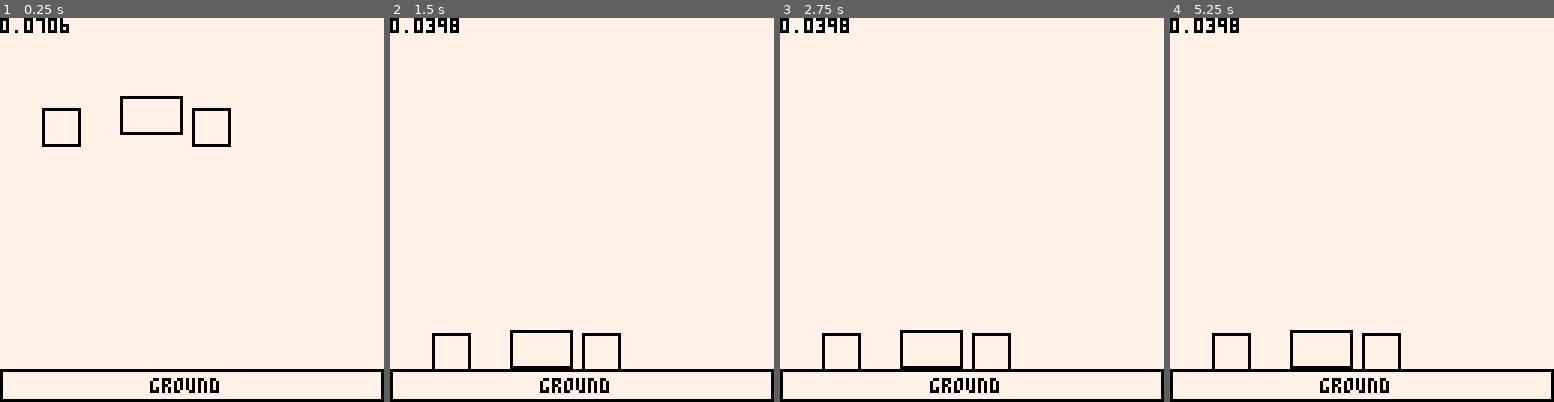
Above: before the commit, frames 1-4 (left to right).
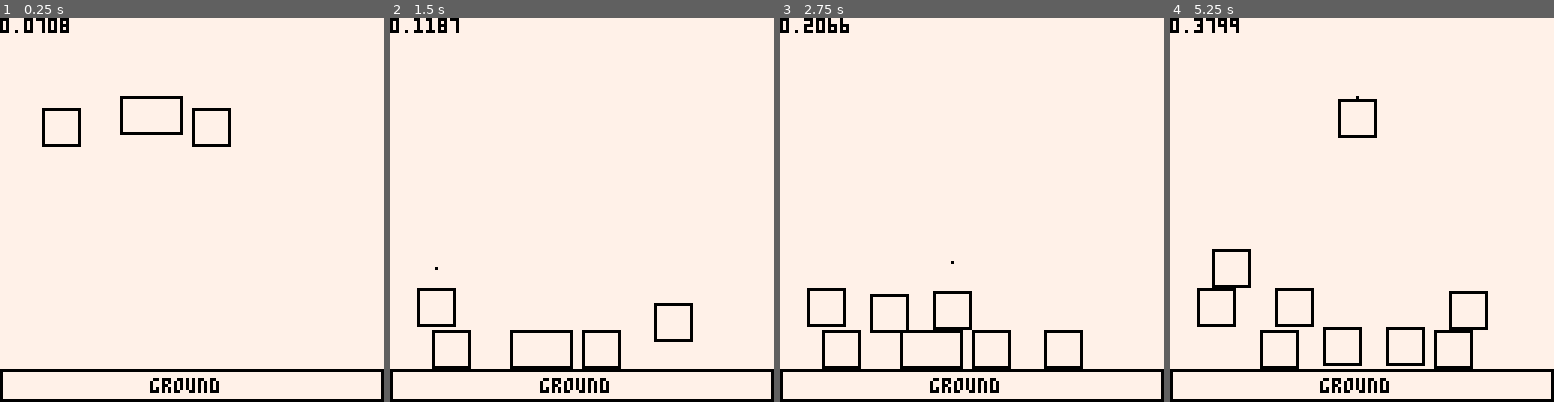
Above: after the commit, the same moments.

Repository: kevylet/PICO-Physics
Game: PICO-8 cartridge physics.p8
Two runs of this game, one before a commit and one after it. Both use one fixed random seed, a clock stepped at 60 frames per second and the inputs below.
Inputs (mouse positions are in pixels of both pictures, inside the frame that each line leads up to):
- Up to frame 1 (0.25 s): no input
- Up to frame 2 (1.5 s): click (670, 121) at 0.67 s; click (436, 267) at 1.22 s
- Up to frame 3 (2.75 s): click (887, 114) at 1.77 s; click (952, 259) at 2.32 s
- Up to frame 4 (5.25 s): click (1404, 106) at 2.87 s; click (1465, 256) at 3.42 s; click (1231, 102) at 3.97 s; click (1292, 248) at 4.52 s; click (1354, 94) at 5.07 s

The runs differ from the first frame. In frame 1, less than 0.1% of the frame differs, in the area x 16-18%, y 0-2%; in frame 2, 1.2%; in frame 3, 1.7%; in frame 4, 3.4%, in the area x 6-83%, y 0-92%.

Commit message:
Added mouse control & delete
- added the ability to spawn boxes at the mouse position by clicking
- adding boxes this way will delete the oldest box (that isn't the ground) once max_boxes (includes ground) has been hit

Diff:
--- a/physics.p8
+++ b/physics.p8
@@ -7,7 +7,8 @@
 boxes = {}
 gravity = .5 -- how quickly the box accelerates due to gravity
 terminal_v = 3 -- the maximum falling speed of a box (maybe change with size or mass?)
-skin_r = 1
+skin_r = 2
+max_boxes = 10
 
 --   p1-------p2
 --    |       |
@@ -52,6 +53,16 @@
  new_box.angle = 0
 
  add(boxes, new_box)
+end
+
+function delete_first_box()
+ local new_boxes = {}
+ for b in all(boxes) do
+  if b ~= boxes[2] then
+   add(new_boxes, b)
+  end
+ end
+ boxes = new_boxes
 end
 
 function ease(i,g,s)
@@ -187,13 +198,24 @@
 end
 
 function _init()
+ last_x = 0
+ last_y = 0
+ poke(0x5f2d, 1) -- enable mouse
+ spawn_box({127,10},{64,122}, false) -- ground box needs to be first so it isn't deleted
  spawn_box({20,12},{50,16}, true)
  spawn_box({12,12},{70,20}, true)
  spawn_box({12,12},{20,20}, true)
- spawn_box({127,10},{64,122}, false)
 end
 
 function _update()
+ if stat(34) == 1 and stat(32) ~= last_x and stat(33) ~= last_y then
+  spawn_box({12,12}, {stat(32),stat(33)}, true)
+  last_x = stat(32)
+  last_y = stat(33)
+  if boxes[max_boxes+1] ~= nil then
+   delete_first_box()
+  end
+ end
  update_boxes(boxes)
 end
 
@@ -203,6 +225,7 @@
  print(stat(1))
  print("ground",50,120)
  draw_boxes(boxes)
+ line(stat(32),stat(33),stat(32),stat(33),0)
 end
 
 __gfx__
